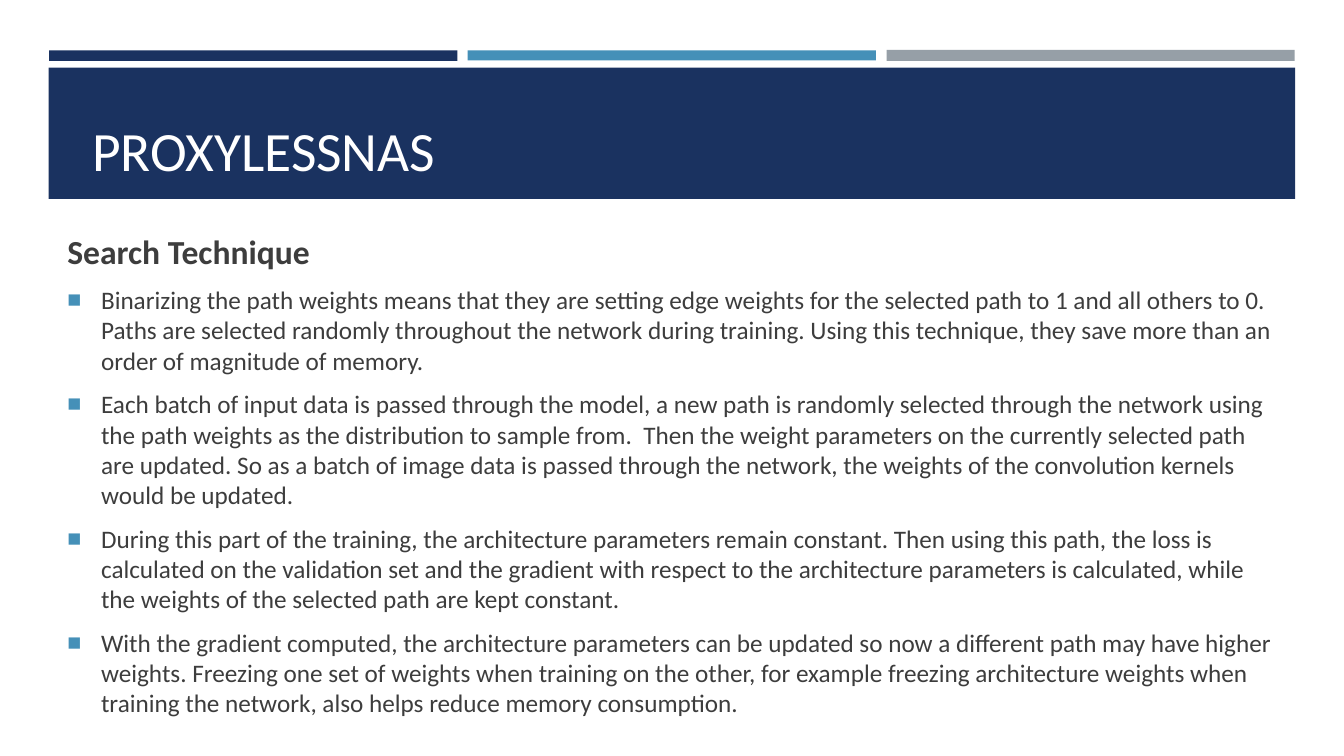
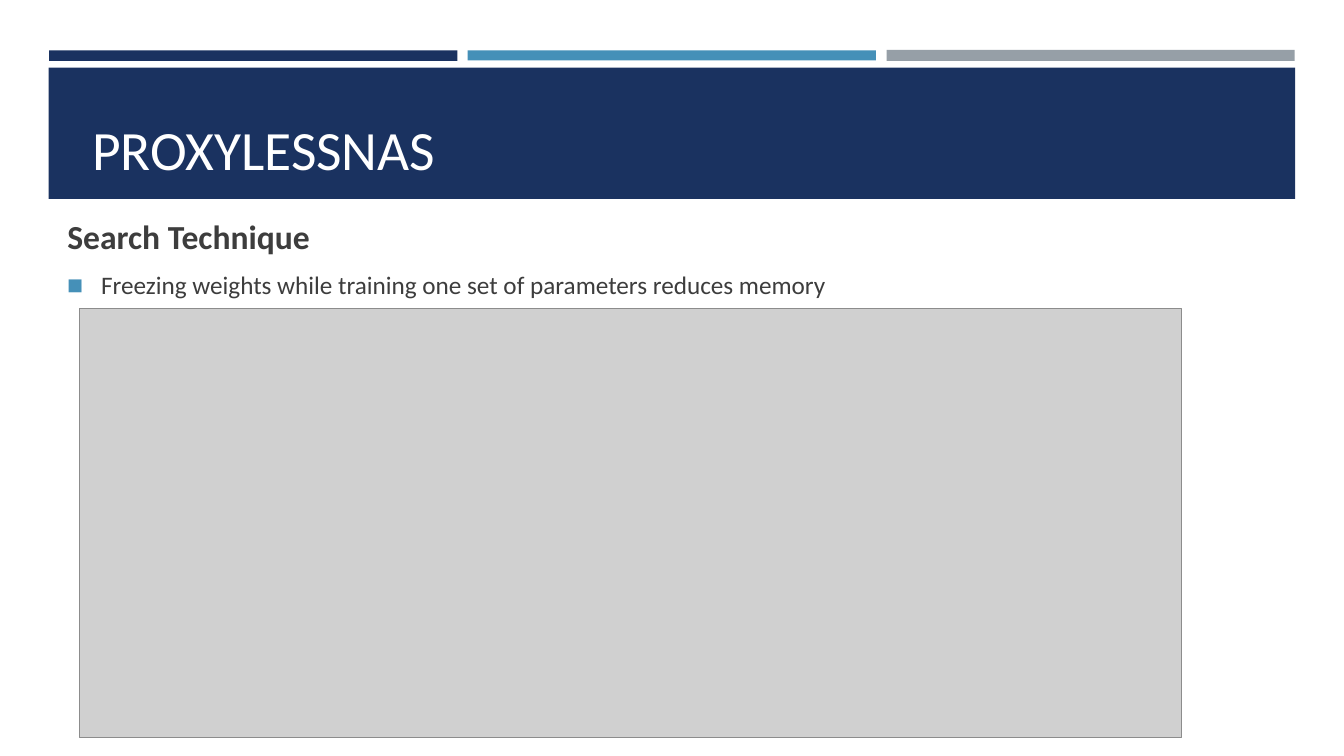
Before and after one commit to Experiment5X/IntelligentSystemsResearchPaper, a slide deck: slide 10 of DARTs and ProxylessNAS Presentation.pptx (slide 12 before the commit). Drawn at 1344x756 pixels with LibreOffice and Linux fonts; fonts in the diff are those of the drawing; grey boxes stand for pictures. Boxes give left, top, right and bottom in pixels: in the first picture for what was removed or moved away, otherwise in the second. Text is boxed around its words. In the diff, an @@ line names an element or a change of style, - is before the commit and + after.

```diff
--- a/DARTs and ProxylessNAS Presentation.pptx
+++ b/DARTs and ProxylessNAS Presentation.pptx
@@ text "Search Technique" at <box>67,225,825,299</box>: vertical alignment middle to top @@
@@ text at <box>67,225,310,255</box>: less space between paragraphs @@
@@ text at <box>101,276,825,299</box>: text changed @@
-■ Binarizing the path weights means that they are setting edge weights for the selected path to 1 and all others to 0. Paths are selected randomly throughout the network during training. Using this technique, they save more than an order of magnitude of memory.
-■ Each batch of input data is passed through the model, a new path is randomly selected through the network using the path weights as the distribution to sample from. Then the weight parameters on the currently selected path are updated. So as a batch of image data is passed through the network, the weights of the convolution kernels would be updated.
-■ During this part of the training, the architecture parameters remain constant. Then using this path, the loss is calculated on the validation set and the gradient with respect to the architecture parameters is calculated, while the weights of the selected path are kept constant.
-■ With the gradient computed, the architecture parameters can be updated so now a different path may have higher weights. Freezing one set of weights when training on the other, for example freezing architecture weights when training the network, also helps reduce memory consumption.
+◼ Freezing weights while training one set of parameters reduces memory
@@ picture added at <box>80,309,1183,738</box> @@
```
Also in this commit, not shown: 10 other slides changed, 2 slides added, 5 slides removed, 3 other files.
